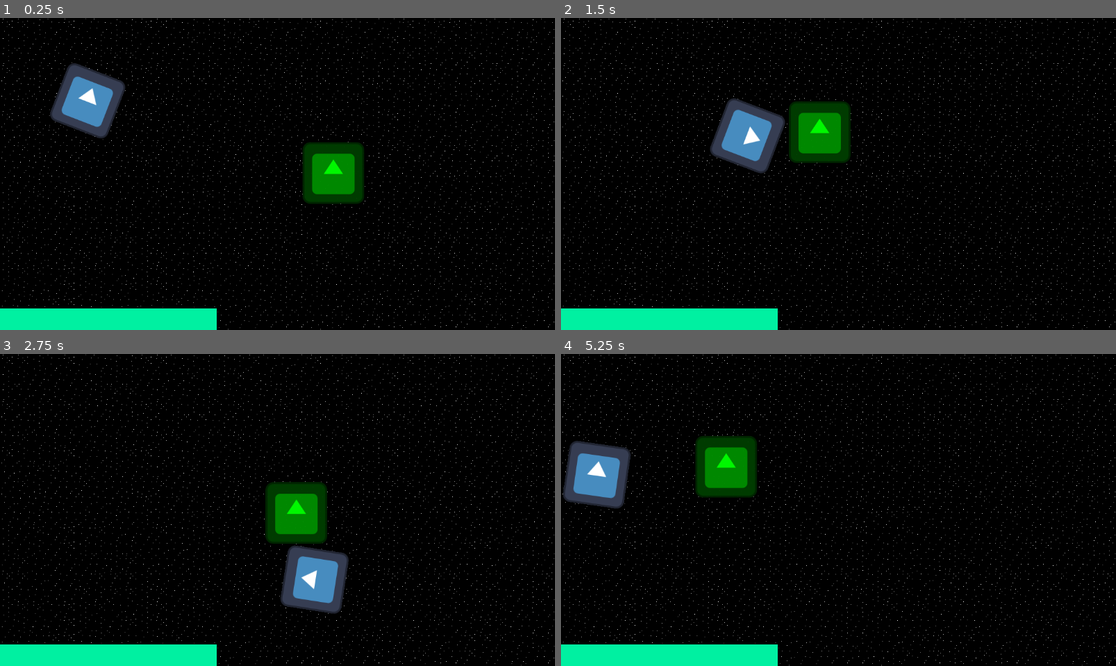
Above: before the commit, frames 1-4 (two rows, left to right).
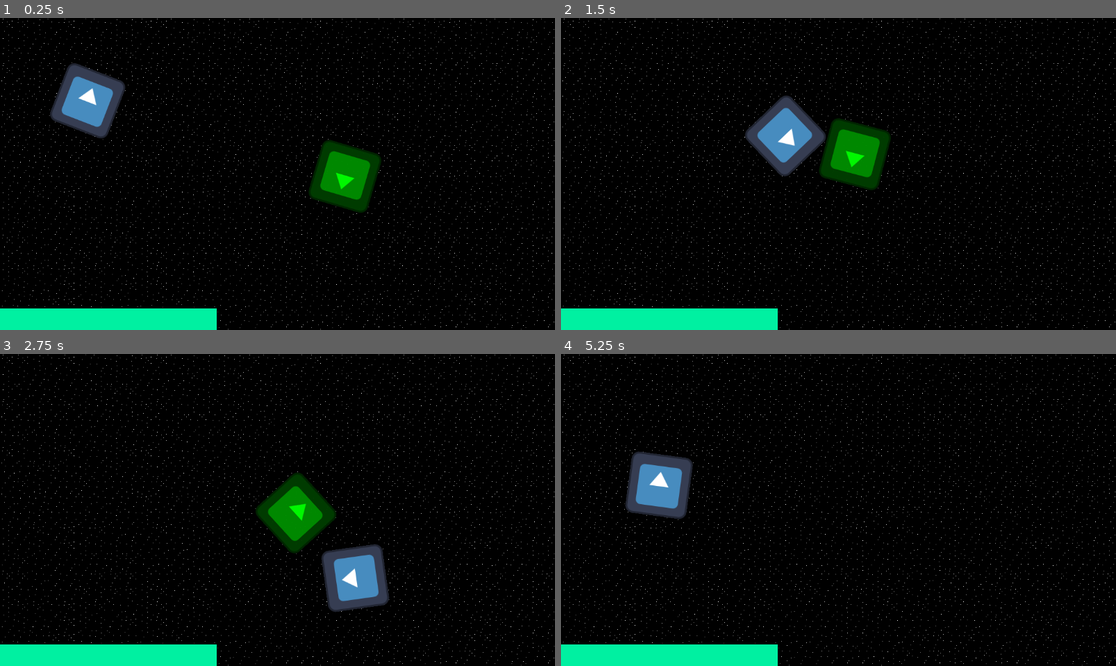
Above: after the commit, the same moments.

Repository: PoloLoveTaco/AstroSurvivor
Game: Godot game, scene res://scenes/test_map.tscn
The game is run twice, just before and just after one commit, with the same random seed, the same clock (stepped at 60 frames per second) and the same inputs. The engine's default icon, where the game draws it, is replaced by a stand-in: a white triangle on a blue panel in a dark square.
Inputs (mouse positions are in pixels of both pictures, inside the frame that each line leads up to):
- Up to frame 1 (0.25 s): no input
- Up to frame 2 (1.5 s): move the mouse to (960, 158) at 0.52 s; hold D (right) 0.53-1.28 s; move the mouse to (727, 189) at 1.27 s; hold S (down) from 1.28 s (still down)
- Up to frame 3 (2.75 s): move the mouse to (333, 441) at 2.02 s; release S (down) at 2.03 s; hold D (right) from 2.03 s (still down)
- Up to frame 4 (5.25 s): move the mouse to (810, 572) at 2.77 s; release D (right) at 2.78 s; hold W (up) 2.78-3.53 s; move the mouse to (1005, 556) at 3.52 s; hold A (left) 3.53-5.03 s; move the mouse to (672, 463) at 4.27 s; move the mouse to (866, 510) at 5.02 s; hold S (down) from 5.03 s (still down)

The runs differ from the first frame. In frame 1, 1.7% of the frame differs, in the area x 54-69%, y 39-63%; in frame 2, 6.1%; in frame 3, 4.5%; in frame 4, 6.5%, in the area x 0-36%, y 26-54%.

Commit message:
[ADD] super commit

Diff:
--- /dev/null
+++ b/Scripts/enemy_spawner.gd
@@ -0,0 +1 @@
+extends Node2D
--- a/Scripts/ennemy.gd
+++ b/Scripts/ennemy.gd
@@ -1,6 +1,12 @@
-extends CharacterBody2D
+extends RigidBody2D
 
-@export var speed = 200
+@export_category("Current stats")
+@export var health: float = 10
+@export var speed: float = 100
+@export var damage: float = 5
+
+@export_category("Max stats")
+@export var max_health: float = 10
 
 var _target
 
@@ -9,6 +15,6 @@
 
 func _physics_process(delta: float) -> void:
 	if _target:
-		var direction = (_target.global_position - global_position).normalized()
-		velocity = direction * speed
-		move_and_slide()
+
+		look_at(_target.global_position)
+		position = position.move_toward(_target.global_position, speed * delta)
--- a/project.godot
+++ b/project.godot
@@ -18,6 +18,7 @@
 [global_group]
 
 Player=""
+Enemy=""
 
 [input]
 
--- a/scenes/ennemy.tscn
+++ b/scenes/ennemy.tscn
@@ -6,7 +6,9 @@
 [sub_resource type="RectangleShape2D" id="RectangleShape2D_614tr"]
 size = Vector2(128, 128)
 
-[node name="Ennemy" type="CharacterBody2D"]
+[node name="Enemy" type="RigidBody2D" groups=["Enemy"]]
+mass = 30.0
+gravity_scale = 0.0
 script = ExtResource("1_gvr15")
 
 [node name="Sprite2D" type="Sprite2D" parent="."]
--- a/scenes/test_map.tscn
+++ b/scenes/test_map.tscn
@@ -1,8 +1,9 @@
-[gd_scene load_steps=6 format=4 uid="uid://b8kofflg7w03l"]
+[gd_scene load_steps=7 format=4 uid="uid://b8kofflg7w03l"]
 
 [ext_resource type="PackedScene" uid="uid://la12skvujt13" path="res://Scenes/player.tscn" id="1_6ulkd"]
 [ext_resource type="PackedScene" uid="uid://crjvq200hl46w" path="res://Scenes/ennemy.tscn" id="2_fn2sa"]
 [ext_resource type="Texture2D" uid="uid://dk4gf0yvg0jml" path="res://Assets/space_001.png" id="3_57l66"]
+[ext_resource type="Script" uid="uid://x3avyum83o50" path="res://Scripts/enemy_spawner.gd" id="4_gbc2j"]
 
 [sub_resource type="TileSetAtlasSource" id="TileSetAtlasSource_p21b5"]
 texture = ExtResource("3_57l66")
@@ -27,3 +28,6 @@
 
 [node name="Ennemy" parent="." instance=ExtResource("2_fn2sa")]
 position = Vector2(740, 336)
+
+[node name="EnemySpawner" type="Node2D" parent="."]
+script = ExtResource("4_gbc2j")
Not shown, added: Scripts/enemy_spawner.gd.uid
